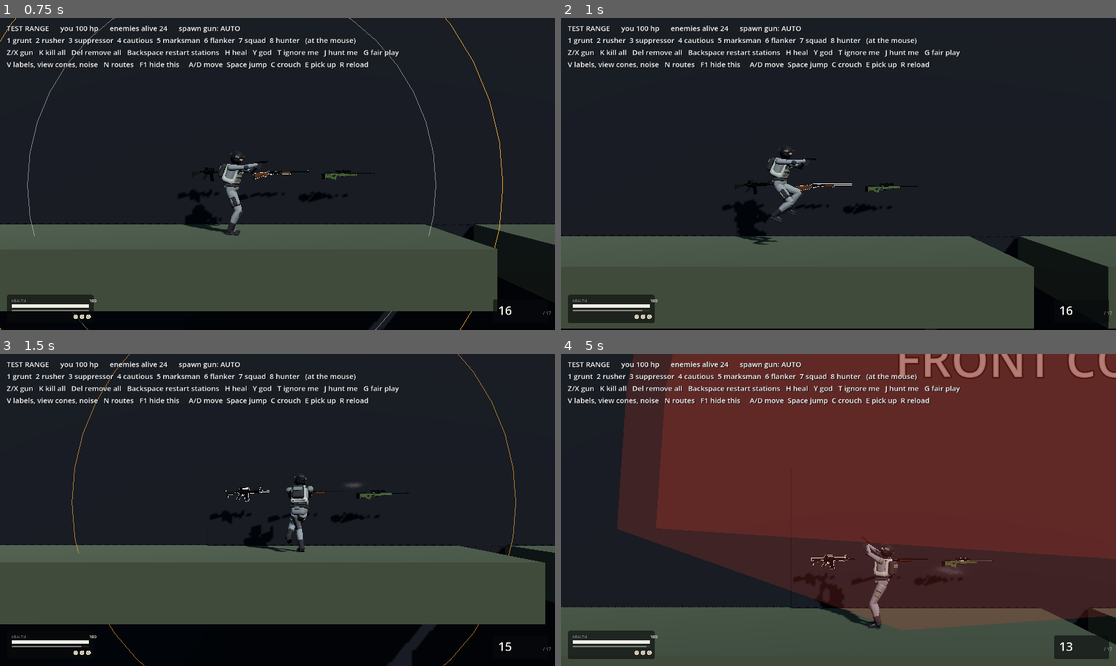
Above: before the commit, frames 1-4 (two rows, left to right).
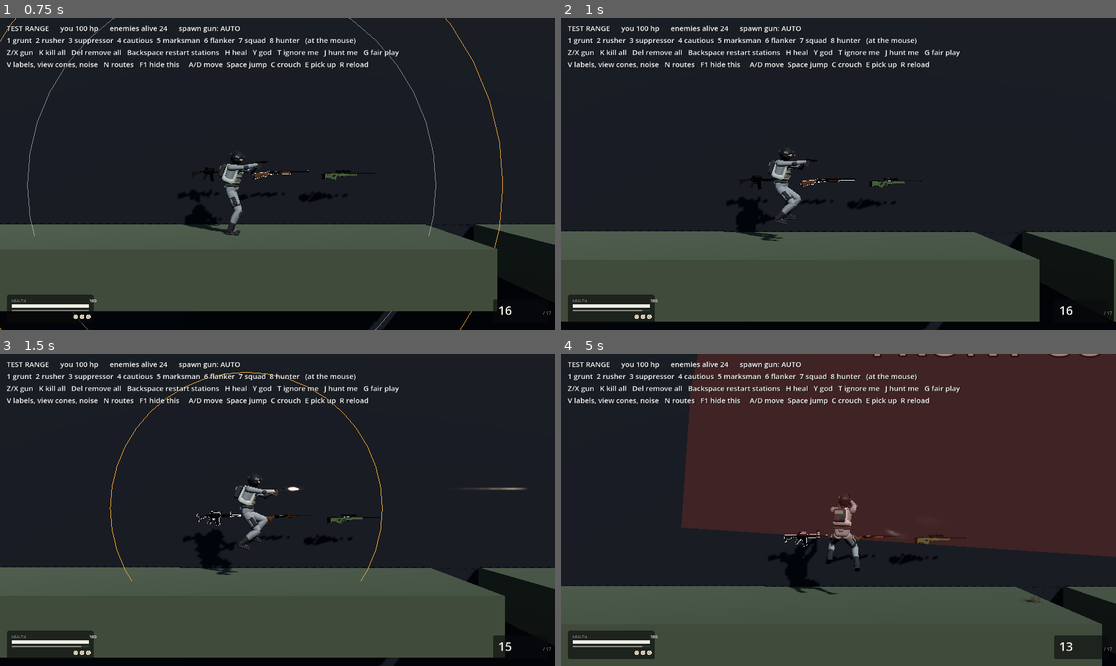
Above: after the commit, the same moments.

Repository: RealAbdurRehman/impulse
Game: Godot game, scene res://scenes/main.tscn
Two runs of this game, one before a commit and one after it. Both use one fixed random seed, a clock stepped at 60 frames per second and the inputs below.
Inputs (mouse positions are in pixels of both pictures, inside the frame that each line leads up to):
- Up to frame 1 (0.75 s): tap Enter at 0.5 s; move the mouse to (399, 158) at 0.52 s; hold D (move_right) from 0.53 s (still down); hold F (heal) from 0.53 s (still down); click (399, 158) at 0.67 s
- Up to frame 2 (1 s): keep holding D (move_right); keep holding F (heal); tap Space (jump) at 0.77 s; tap Q (slow_motion) at 0.8 s
- Up to frame 3 (1.5 s): release D (move_right) at 1.25 s; release F (heal) at 1.25 s; drag from (166, 525) to (249, 572) at 1.27 s
- Up to frame 4 (5 s): move the mouse to (894, 441) at 2.02 s; hold D (move_right) 2.03-2.75 s; hold Right mouse button (aim) 2.03-2.75 s; tap Q (slow_motion) at 2.3, 3.8 s; drag from (810, 572) to (672, 463) at 2.77 s; move the mouse to (1005, 556) at 3.52 s; hold A (move_left) 3.53-4.25 s; hold B (fire_mode) 3.53-4.25 s; tap Space (jump) at 3.77 s; drag from (672, 463) to (755, 432) at 4.27 s

Frame 1 is identical in both runs. In frame 2, 5.5% of the frame differs, in the area x 0-100%, y 40-100%; in frame 3, 20%; in frame 4, 70%, in the area x 0-100%, y 0-100%.

Commit message:
Adds slow mo and makes every bullet be a tracer
Adds slow mo which slows down the game including the audio and also now every bullet is a tracer since that looks better than some of them being a tracer.

Diff:
--- a/scenes/player.tscn
+++ b/scenes/player.tscn
@@ -8,6 +8,7 @@
 [ext_resource type="Script" path="res://scripts/player/player_death.gd" id="6_death"]
 [ext_resource type="Script" path="res://scripts/player/player_healing.gd" id="7_healing"]
 [ext_resource type="Script" path="res://scripts/ui/player_hud.gd" id="8_hud"]
+[ext_resource type="Script" path="res://scripts/player/player_slow_motion.gd" id="9_slowmo"]
 [ext_resource type="Script" path="res://scripts/player/player_stamina.gd" id="9_stamina"]
 
 [node name="Player" unique_id=1491936547 node_paths=PackedStringArray("input", "health") instance=ExtResource("1_char")]
@@ -63,3 +64,7 @@
 movement = NodePath("..")
 input = NodePath("../PlayerInput")
 health = NodePath("../Health")
+
+[node name="PlayerSlowMotion" type="Node" parent="." node_paths=PackedStringArray("health")]
+script = ExtResource("9_slowmo")
+health = NodePath("../Health")
--- a/scenes/weapons/m4a1_stats.tres
+++ b/scenes/weapons/m4a1_stats.tres
@@ -53,7 +53,6 @@
 barrel_cool_time = 4.0
 barrel_heat_per_shot = 0.02
 tracer_speed = 200.0
-tracer_chance = 0.35
 eject_velocity = Vector3(-0.6, 1.6, 3)
 eject_spin = 35.0
 eject_jitter = 0.35
--- /dev/null
+++ b/scripts/player/player_slow_motion.gd
@@ -0,0 +1,62 @@
+class_name PlayerSlowMotion
+extends Node
+
+const CLEAR_HZ := 20500.0
+
+@export var health: Health
+
+@export_range(0.05, 1.0) var time_scale := 0.2
+@export var ease_in := 14.0
+@export var ease_out := 7.0
+
+@export_group("Audio")
+@export_range(0.0, 1.0) var pitch_follow := 0.7
+@export var muffled_hz := 2800.0
+
+var active := false
+
+var _filter := AudioEffectLowPassFilter.new()
+var _slot := 0
+var _last_usec := 0
+
+
+func _ready() -> void:
+	_filter.cutoff_hz = CLEAR_HZ
+	AudioServer.add_bus_effect(0, _filter)
+	_slot = AudioServer.get_bus_effect_count(0) - 1
+	AudioServer.set_bus_effect_enabled(0, _slot, false)
+
+	health.died.connect(_on_died)
+	_last_usec = Time.get_ticks_usec()
+
+
+func _exit_tree() -> void:
+	Engine.time_scale = 1.0
+	AudioServer.playback_speed_scale = 1.0
+	AudioServer.remove_bus_effect(0, _slot)
+
+
+func _unhandled_input(event: InputEvent) -> void:
+	if event.is_action_pressed(&"slow_motion"):
+		active = not active
+
+
+func _process(_delta: float) -> void:
+	var now := Time.get_ticks_usec()
+	var real := minf(float(now - _last_usec) * 0.000001, 0.1)
+	_last_usec = now
+
+	var target := time_scale if active else 1.0
+	var rate := ease_in if active else ease_out
+	var eased := lerpf(Engine.time_scale, target, 1.0 - exp(-rate * real))
+	Engine.time_scale = target if absf(eased - target) < 0.003 else eased
+
+	var amount := (1.0 - Engine.time_scale) / (1.0 - time_scale)
+	AudioServer.playback_speed_scale = lerpf(1.0, Engine.time_scale, pitch_follow)
+	AudioServer.set_bus_effect_enabled(0, _slot, amount > 0.001)
+	_filter.cutoff_hz = exp(lerpf(log(CLEAR_HZ), log(muffled_hz), amount))
+
+
+func _on_died() -> void:
+	active = false
+	set_process_unhandled_input(false)
--- a/scripts/weapons/weapon_fx.gd
+++ b/scripts/weapons/weapon_fx.gd
@@ -333,7 +333,7 @@
 func _on_bullet_traced(from: Vector3, to: Vector3, _hit: Dictionary) -> void:
 	var s := weapon.stats
 	var dist := from.distance_to(to)
-	if dist < 0.5 or randf() > s.tracer_chance:
+	if dist < 0.5:
 		return
 
 	from += _shift
--- a/scripts/weapons/weapon_stats.gd
+++ b/scripts/weapons/weapon_stats.gd
@@ -159,8 +159,6 @@
 @export var tracer_color := Color(1.0, 0.97, 0.85)
 @export var tracer_glow_color := Color(1.0, 0.55, 0.22)
 
-@export_range(0.0, 1.0) var tracer_chance := 1.0
-
 @export_group("Casing")
 @export var eject_casings := true
 
Not shown, added: scripts/player/player_slow_motion.gd.uid
